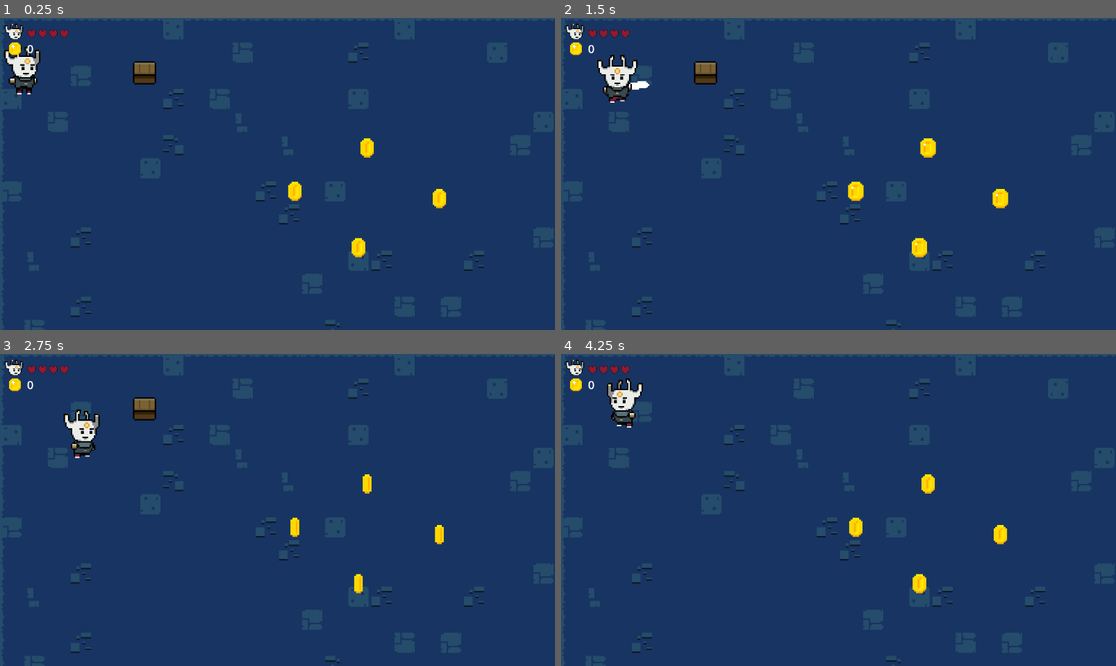
Above: before the commit, frames 1-4 (two rows, left to right).
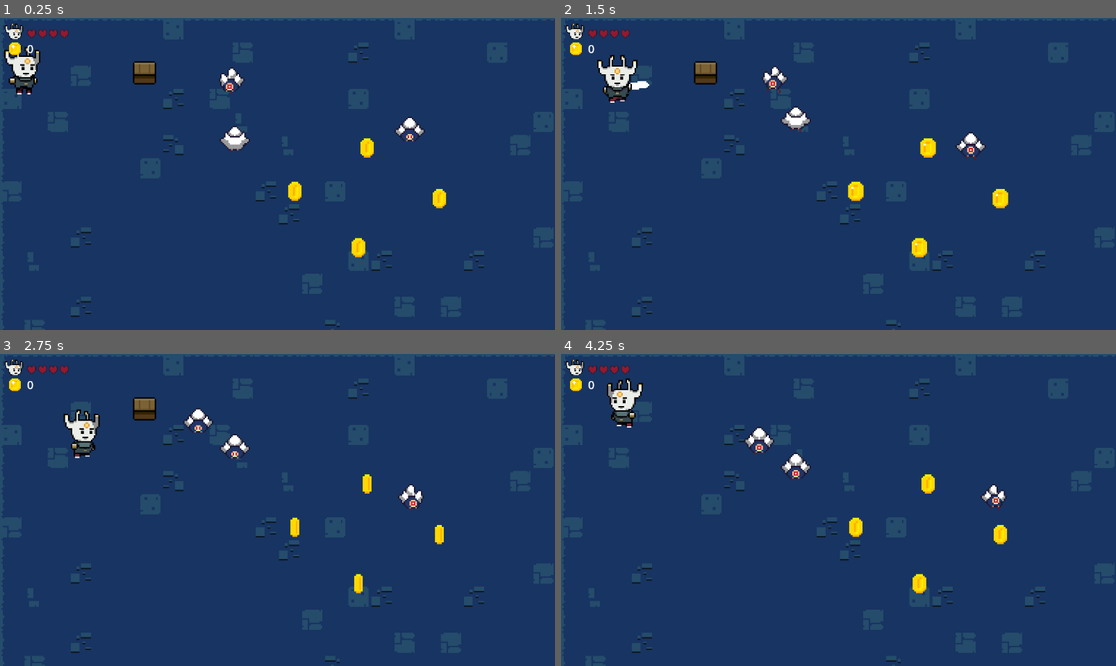
Above: after the commit, the same moments.

Repository: DinohRatiarisandy/RPG-Game-Godot
Game: Godot game, scene res://Scenes/main_level.tscn
Same seed, same stepped clock (60 frames per second), same inputs: the game is played once before the commit and once after it.
Inputs (mouse positions are in pixels of both pictures, inside the frame that each line leads up to):
- Up to frame 1 (0.25 s): no input
- Up to frame 2 (1.5 s): move the mouse to (960, 158) at 0.52 s; hold D (move_right) 0.53-1.28 s; click (960, 158) at 0.6 s; tap Space (jump) at 0.77 s; move the mouse to (727, 189) at 1.27 s; hold S (move_down) from 1.28 s (still down); click (727, 189) at 1.35 s
- Up to frame 3 (2.75 s): tap Space (jump) at 1.52 s; move the mouse to (333, 441) at 2.02 s; release S (move_down) at 2.03 s; hold D (move_right) from 2.03 s (still down); click (333, 441) at 2.1 s
- Up to frame 4 (4.25 s): move the mouse to (810, 572) at 2.77 s; release D (move_right) at 2.78 s; hold W (move_up) 2.78-3.53 s; click (810, 572) at 2.85 s; tap Space (jump) at 3.02, 3.77 s; move the mouse to (1005, 556) at 3.52 s; hold A (move_left) from 3.53 s (still down); click (1005, 556) at 3.6 s

The runs differ from the first frame. In frame 1, 0.7% of the frame differs, in the area x 39-77%, y 15-43%; in frame 2, 0.7%; in frame 3, 0.6%; in frame 4, 0.7%.

Commit message:
can kill enemies with animation, add shaders

Diff:
--- /dev/null
+++ b/Scenes/effects/dead_fx.tscn
@@ -0,0 +1,54 @@
+[gd_scene load_steps=5 format=3 uid="uid://tmqx65molq8m"]
+
+[ext_resource type="Texture2D" uid="uid://dtjpulsvuqhxb" path="res://Sprites/Player-rpg.png" id="1_cnidw"]
+
+[sub_resource type="Animation" id="Animation_qckvj"]
+resource_name = "Dead"
+length = 0.7
+tracks/0/type = "value"
+tracks/0/imported = false
+tracks/0/enabled = true
+tracks/0/path = NodePath("Sprite2D:frame")
+tracks/0/interp = 1
+tracks/0/loop_wrap = true
+tracks/0/keys = {
+"times": PackedFloat32Array(0, 0.1, 0.2, 0.3, 0.4),
+"transitions": PackedFloat32Array(1, 1, 1, 1, 1),
+"update": 1,
+"values": [100, 101, 102, 103, 104]
+}
+
+[sub_resource type="Animation" id="Animation_bd8gk"]
+length = 0.001
+tracks/0/type = "value"
+tracks/0/imported = false
+tracks/0/enabled = true
+tracks/0/path = NodePath("Sprite2D:frame")
+tracks/0/interp = 1
+tracks/0/loop_wrap = true
+tracks/0/keys = {
+"times": PackedFloat32Array(0),
+"transitions": PackedFloat32Array(1),
+"update": 1,
+"values": [101]
+}
+
+[sub_resource type="AnimationLibrary" id="AnimationLibrary_uhfhm"]
+_data = {
+"Dead": SubResource("Animation_qckvj"),
+"RESET": SubResource("Animation_bd8gk")
+}
+
+[node name="DeadFX" type="Node2D"]
+
+[node name="Sprite2D" type="Sprite2D" parent="."]
+texture = ExtResource("1_cnidw")
+hframes = 12
+vframes = 9
+frame = 101
+
+[node name="AnimationPlayer" type="AnimationPlayer" parent="."]
+libraries = {
+"": SubResource("AnimationLibrary_uhfhm")
+}
+autoplay = "Dead"
--- /dev/null
+++ b/Scenes/enemies/enemy.tscn
@@ -0,0 +1,146 @@
+[gd_scene load_steps=13 format=3 uid="uid://bvsma6lhspo3j"]
+
+[ext_resource type="Texture2D" uid="uid://cxrw8p8vugx4c" path="res://Sprites/enemy_rpg.png" id="1_a5kyl"]
+[ext_resource type="Script" path="res://Scripts/enemies/enemy.gd" id="1_nej8s"]
+[ext_resource type="Shader" path="res://Shaders/hurt.gdshader" id="1_ugak3"]
+
+[sub_resource type="ShaderMaterial" id="ShaderMaterial_ctf1t"]
+shader = ExtResource("1_ugak3")
+shader_parameter/flash_color = Color(1, 1, 1, 1)
+shader_parameter/flash_modifier = 0.0
+
+[sub_resource type="CircleShape2D" id="CircleShape2D_iancm"]
+radius = 8.0
+
+[sub_resource type="Animation" id="Animation_lj5bu"]
+resource_name = "Move_right"
+length = 0.5
+loop_mode = 1
+tracks/0/type = "value"
+tracks/0/imported = false
+tracks/0/enabled = true
+tracks/0/path = NodePath("SpriteEnemy:frame")
+tracks/0/interp = 1
+tracks/0/loop_wrap = true
+tracks/0/keys = {
+"times": PackedFloat32Array(0, 0.1, 0.2, 0.3, 0.4),
+"transitions": PackedFloat32Array(1, 1, 1, 1, 1),
+"update": 1,
+"values": [0, 1, 2, 3, 4]
+}
+
+[sub_resource type="Animation" id="Animation_hgjdh"]
+resource_name = "Move_left"
+length = 0.5
+loop_mode = 1
+tracks/0/type = "value"
+tracks/0/imported = false
+tracks/0/enabled = true
+tracks/0/path = NodePath("SpriteEnemy:frame")
+tracks/0/interp = 1
+tracks/0/loop_wrap = true
+tracks/0/keys = {
+"times": PackedFloat32Array(0, 0.1, 0.2, 0.3, 0.4),
+"transitions": PackedFloat32Array(1, 1, 1, 1, 1),
+"update": 1,
+"values": [10, 11, 12, 13, 14]
+}
+
+[sub_resource type="Animation" id="Animation_dgpnl"]
+resource_name = "Move_down"
+length = 0.5
+loop_mode = 1
+tracks/0/type = "value"
+tracks/0/imported = false
+tracks/0/enabled = true
+tracks/0/path = NodePath("SpriteEnemy:frame")
+tracks/0/interp = 1
+tracks/0/loop_wrap = true
+tracks/0/keys = {
+"times": PackedFloat32Array(0, 0.1, 0.2, 0.3, 0.4),
+"transitions": PackedFloat32Array(1, 1, 1, 1, 1),
+"update": 1,
+"values": [5, 6, 7, 8, 9]
+}
+
+[sub_resource type="Animation" id="Animation_pfjwp"]
+resource_name = "Move_up"
+length = 0.5
+loop_mode = 1
+tracks/0/type = "value"
+tracks/0/imported = false
+tracks/0/enabled = true
+tracks/0/path = NodePath("SpriteEnemy:frame")
+tracks/0/interp = 1
+tracks/0/loop_wrap = true
+tracks/0/keys = {
+"times": PackedFloat32Array(0, 0.1, 0.2, 0.3, 0.4),
+"transitions": PackedFloat32Array(1, 1, 1, 1, 1),
+"update": 1,
+"values": [15, 16, 17, 18, 19]
+}
+
+[sub_resource type="Animation" id="Animation_ypiow"]
+length = 0.001
+tracks/0/type = "value"
+tracks/0/imported = false
+tracks/0/enabled = true
+tracks/0/path = NodePath("SpriteEnemy:frame")
+tracks/0/interp = 1
+tracks/0/loop_wrap = true
+tracks/0/keys = {
+"times": PackedFloat32Array(0),
+"transitions": PackedFloat32Array(1),
+"update": 1,
+"values": [1]
+}
+
+[sub_resource type="AnimationLibrary" id="AnimationLibrary_t3550"]
+_data = {
+"Move_down": SubResource("Animation_dgpnl"),
+"Move_left": SubResource("Animation_hgjdh"),
+"Move_right": SubResource("Animation_lj5bu"),
+"Move_up": SubResource("Animation_pfjwp"),
+"RESET": SubResource("Animation_ypiow")
+}
+
+[sub_resource type="CircleShape2D" id="CircleShape2D_kiyjc"]
+
+[node name="Enemy" type="CharacterBody2D"]
+collision_layer = 0
+collision_mask = 0
+script = ExtResource("1_nej8s")
+
+[node name="SpriteEnemy" type="Sprite2D" parent="."]
+material = SubResource("ShaderMaterial_ctf1t")
+texture = ExtResource("1_a5kyl")
+hframes = 5
+vframes = 4
+frame = 1
+
+[node name="CollisionShapeEnemy" type="CollisionShape2D" parent="."]
+position = Vector2(0, -1)
+shape = SubResource("CircleShape2D_iancm")
+
+[node name="AnimationEnemy" type="AnimationPlayer" parent="."]
+libraries = {
+"": SubResource("AnimationLibrary_t3550")
+}
+
+[node name="Timer" type="Timer" parent="."]
+wait_time = 2.5
+one_shot = true
+autostart = true
+
+[node name="HitBox" type="Area2D" parent="."]
+collision_layer = 16
+collision_mask = 9
+
+[node name="CollisionShape2D" type="CollisionShape2D" parent="HitBox"]
+position = Vector2(0, -1)
+shape = SubResource("CircleShape2D_kiyjc")
+debug_color = Color(0.976621, 0, 0.41045, 0.42)
+
+[connection signal="timeout" from="Timer" to="." method="_on_timer_timeout"]
+[connection signal="area_entered" from="HitBox" to="." method="_on_hit_box_area_entered"]
+[connection signal="body_entered" from="HitBox" to="." method="_on_hit_box_body_entered"]
--- a/Scenes/main_level.tscn
+++ b/Scenes/main_level.tscn
@@ -7,6 +7,7 @@
 [ext_resource type="PackedScene" uid="uid://crcigw7cyd331" path="res://Scenes/coin.tscn" id="6_8sfno"]
 [ext_resource type="Script" path="res://Scripts/camera_panning.gd" id="6_v1bn1"]
 [ext_resource type="PackedScene" uid="uid://dd4k0dx7kwapj" path="res://Scenes/gui.tscn" id="7_2r1xu"]
+[ext_resource type="PackedScene" uid="uid://bvsma6lhspo3j" path="res://Scenes/enemies/enemy.tscn" id="8_y0hr3"]
 
 [sub_resource type="TileSetAtlasSource" id="TileSetAtlasSource_2kwpa"]
 texture = ExtResource("4_6btfw")
@@ -248,3 +249,14 @@
 
 [node name="GUI" parent="." instance=ExtResource("7_2r1xu")]
 z_index = 1
+
+[node name="Enemies" type="Node" parent="."]
+
+[node name="Enemy_1" parent="Enemies" instance=ExtResource("8_y0hr3")]
+position = Vector2(162, 87)
+
+[node name="Enemy_2" parent="Enemies" instance=ExtResource("8_y0hr3")]
+position = Vector2(162, 44)
+
+[node name="Enemy_3" parent="Enemies" instance=ExtResource("8_y0hr3")]
+position = Vector2(283, 75)
--- a/Scenes/player.tscn
+++ b/Scenes/player.tscn
@@ -1,7 +1,8 @@
-[gd_scene load_steps=63 format=3 uid="uid://bknvaqhhtfbjw"]
+[gd_scene load_steps=65 format=3 uid="uid://bknvaqhhtfbjw"]
 
 [ext_resource type="Script" path="res://Scripts/Player.gd" id="1_7loxy"]
 [ext_resource type="Texture2D" uid="uid://dtjpulsvuqhxb" path="res://Sprites/Player-rpg.png" id="2_vgifa"]
+[ext_resource type="Shader" path="res://Shaders/hurt.gdshader" id="2_w5wmu"]
 
 [sub_resource type="Animation" id="Animation_3x71i"]
 resource_name = "Dead"
@@ -619,6 +620,11 @@
 "WalkUp": SubResource("Animation_v2kt1")
 }
 
+[sub_resource type="ShaderMaterial" id="ShaderMaterial_iyihv"]
+shader = ExtResource("2_w5wmu")
+shader_parameter/flash_color = Color(1, 1, 1, 1)
+shader_parameter/flash_modifier = 0.0
+
 [sub_resource type="RectangleShape2D" id="RectangleShape2D_kog86"]
 size = Vector2(13, 6)
 
@@ -789,7 +795,7 @@
 
 [node name="Player" type="CharacterBody2D"]
 y_sort_enabled = true
-collision_mask = 18
+collision_mask = 2
 script = ExtResource("1_7loxy")
 
 [node name="PlayerAnimation" type="AnimationPlayer" parent="."]
@@ -798,6 +804,7 @@
 }
 
 [node name="PlayerImage" type="Sprite2D" parent="."]
+material = SubResource("ShaderMaterial_iyihv")
 position = Vector2(0, -1)
 texture = ExtResource("2_vgifa")
 hframes = 12
@@ -809,7 +816,7 @@
 shape = SubResource("RectangleShape2D_kog86")
 metadata/_edit_lock_ = true
 
-[node name="SwordAttackArea" type="Area2D" parent="."]
+[node name="SwordAttackArea" type="Area2D" parent="." groups=["sword"]]
 position = Vector2(21, -1)
 collision_layer = 8
 collision_mask = 20
--- a/Scripts/Player.gd
+++ b/Scripts/Player.gd
@@ -30,8 +30,8 @@
 
 
 func _process(_delta):
-	position.x = clamp(position.x, 14, camera_2d.limit_right - 11);
-	position.y = clamp(position.y, 19, camera_2d.limit_bottom - 15);
+	position.x = clamp(position.x, 5, camera_2d.limit_right - 5);
+	position.y = clamp(position.y, 0, camera_2d.limit_bottom - 5);
 
 func move() -> void:
 	direction = Input.get_vector("move_left", "move_right", "move_up", "move_down");
@@ -80,6 +80,12 @@
 	get_tree().reload_current_scene();
 
 
+func flash_hurt():
+	$PlayerImage.material.set_shader_parameter("flash_modifier", 1);
+	await get_tree().create_timer(0.3).timeout;
+	$PlayerImage.material.set_shader_parameter("flash_modifier", 0);
+
+
 func _on_state_reset():
 	current_state = player_state.MOVE;
 	player_collision.disabled = false;
--- a/Scripts/coin.gd
+++ b/Scripts/coin.gd
@@ -6,8 +6,6 @@
 	if body.name == "Player":
 		PlayerData.coins_count += 1;
 
-		PlayerData.health -= 1;
-
 		hit.emit();
 
 		queue_free();
--- /dev/null
+++ b/Scripts/enemies/enemy.gd
@@ -0,0 +1,38 @@
+extends EnemyMovement;
+
+@onready var hearts = $"../../GUI/CanvasLayer/Hearts";
+@onready var player = $"../../Player";
+
+func _ready():
+	random_generation()
+
+
+func _on_timer_timeout():
+	random_generation()
+	$Timer.start();
+
+
+func _on_hit_box_area_entered(area):
+	if area.is_in_group("sword"):
+		health -= 1;
+		flash_hurt();
+
+func _on_hit_box_body_entered(body):
+	if body.name == "Player":
+		update_gui_player_life();
+
+
+func update_gui_player_life():
+	PlayerData.health -= 1;
+	player.flash_hurt();
+	if hearts.get_children().size() == 1:
+		hearts.queue_free();
+		return;
+
+	hearts.get_children()[-1].queue_free();
+
+
+func flash_hurt():
+	$SpriteEnemy.material.set_shader_parameter("flash_modifier", 1);
+	await get_tree().create_timer(0.3).timeout;
+	$SpriteEnemy.material.set_shader_parameter("flash_modifier", 0);
--- /dev/null
+++ b/Scripts/enemies/enemy_mouvement.gd
@@ -0,0 +1,94 @@
+class_name EnemyMovement;
+
+extends CharacterBody2D
+
+@onready var dead_anim := preload("res://Scenes/effects/dead_fx.tscn");
+@onready var gui = $"../../GUI";
+@export var speed := 10;
+
+var current_state_machine = enemy_state.MOVE_DOWN;
+var dir;
+var health := 4;
+
+enum enemy_state {MOVE_RIGHT, MOVE_LEFT, MOVE_UP, MOVE_DOWN, DEAD};
+
+const COIN = preload("res://Scenes/coin.tscn");
+
+func _physics_process(_delta):
+	if health <= 0:
+		current_state_machine = enemy_state.DEAD;
+
+	match current_state_machine:
+		enemy_state.MOVE_RIGHT:
+			move_right()
+
+		enemy_state.MOVE_LEFT:
+			move_left()
+
+		enemy_state.MOVE_UP:
+			move_up();
+
+		enemy_state.MOVE_DOWN:
+			move_down();
+
+		enemy_state.DEAD:
+			dead();
+
+	move_and_slide();
+
+
+func random_generation():
+	randomize();
+	dir = randi() % 4;
+	random_direction();
+
+
+func random_direction():
+	match dir:
+		0:
+			current_state_machine = enemy_state.MOVE_RIGHT;
+		1:
+			current_state_machine = enemy_state.MOVE_LEFT;
+		2:
+			current_state_machine = enemy_state.MOVE_UP;
+		3:
+			current_state_machine = enemy_state.MOVE_DOWN;
+
+
+func move_right():
+	velocity = Vector2.RIGHT * speed;
+	$AnimationEnemy.play("Move_right");
+
+
+func move_left():
+	velocity = Vector2.LEFT * speed;
+	$AnimationEnemy.play("Move_left");
+
+
+func move_down():
+	velocity = Vector2.DOWN * speed;
+	$AnimationEnemy.play("Move_down");
+
+
+func move_up():
+	velocity = Vector2.UP * speed;
+	$AnimationEnemy.play("Move_up");
+
+
+func dead():
+	dead_animation();
+	queue_free();
+
+
+func dead_animation():
+	var play_dead_anim = dead_anim.instantiate();
+	play_dead_anim.global_position = global_position;
+	get_tree().get_root().add_child(play_dead_anim);
+	coin_loot();
+
+
+func coin_loot():
+	var regenerate_coin = COIN.instantiate();
+	regenerate_coin.global_position = global_position;
+	gui.link_hit_method(regenerate_coin);
+	get_tree().get_root().add_child(regenerate_coin);
--- a/Scripts/gui.gd
+++ b/Scripts/gui.gd
@@ -5,8 +5,9 @@
 @onready var coins = $"../Coins";
 
 func _ready():
+	#enemy_1.enemy_hit_player.connect(update_player_life);
 	for coin in coins.get_children():
-		coin.hit.connect(_on_gui_update);
+		link_hit_method(coin);
 
 	for i in range(PlayerData.health):
 		var new_heart = Sprite2D.new();
@@ -20,8 +21,6 @@
 func _on_gui_update():
 	coins_count_label.text = str(PlayerData.coins_count);
 
-	if hearts.get_children().size() == 1:
-		hearts.queue_free();
-		return;
 
-	hearts.get_children()[-1].queue_free();
+func link_hit_method(coin):
+	coin.hit.connect(_on_gui_update);
--- /dev/null
+++ b/Shaders/hurt.gdshader
@@ -0,0 +1,19 @@
+shader_type canvas_item;
+
+uniform vec4 flash_color: source_color = vec4(1.0);
+uniform float flash_modifier: hint_range(0.0, 1) = 0;
+
+void vertex() {
+	// Called for every vertex the material is visible on.
+}
+
+void fragment() {
+	vec4 color = texture(TEXTURE, UV);
+	color.rgb = mix(color.rgb, flash_color.rgb, flash_modifier);
+	COLOR = color;
+}
+
+//void light() {
+	// Called for every pixel for every light affecting the CanvasItem.
+	// Uncomment to replace the default light processing function with this one.
+//}
Not shown: 1 places in Scenes/main_level.tscn that only renumber resources
